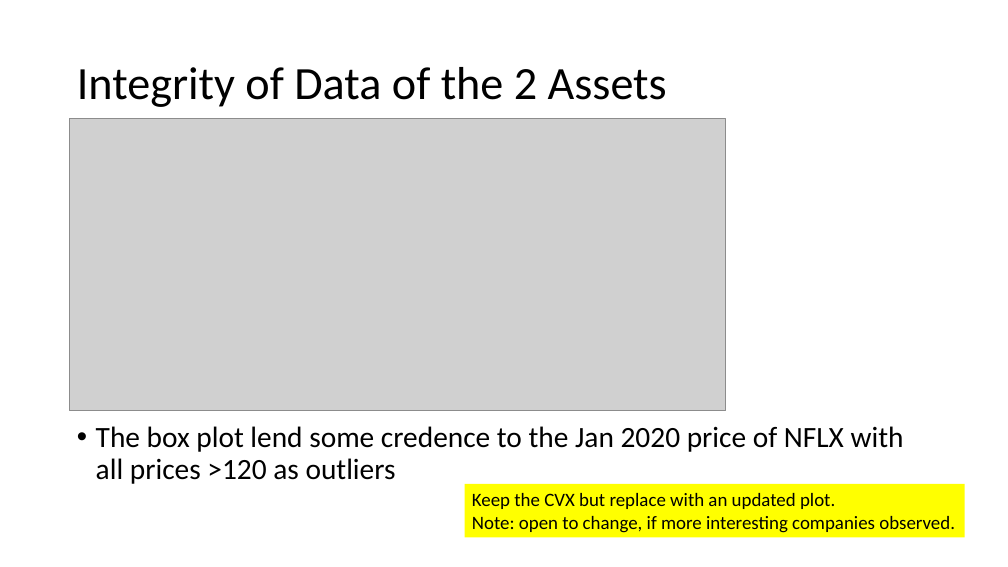
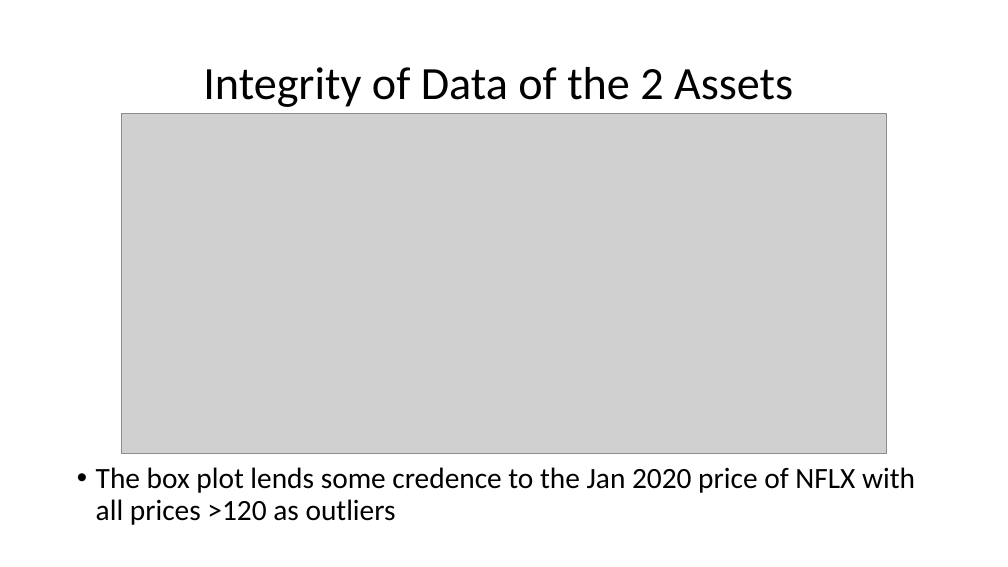
Before and after one commit to claybeaver/Group9_Project1, a slide deck: slide 13 of Final_Presentation.pptx. Drawn at 1008x567 pixels with LibreOffice and Linux fonts; fonts in the diff are those of the drawing; grey boxes stand for pictures. Boxes give left, top, right and bottom in pixels: in the first picture for what was removed or moved away, otherwise in the second. Text is boxed around its words. In the diff, an @@ line names an element or a change of style, - is before the commit and + after.

Commit message:
Worked on Final_Presentation.pptx, added new images

```diff
--- a/Final_Presentation.pptx
+++ b/Final_Presentation.pptx
@@ title "Integrity of Data of the ..." at (203, 67, 793, 107): alignment left to centre @@
@@ picture: place and size @@
-picture at (70, 119, 726, 411)
+picture at (121, 113, 887, 454)
@@ text at (96, 467, 915, 525): text changed @@
-• The box plot lend some credence to the Jan 2020 price of NFLX with all prices >120 as outliers
+• The box plot lends some credence to the Jan 2020 price of NFLX with all prices >120 as outliers
@@ rectangle removed at (464, 484, 965, 538) @@
-Keep the CVX but replace with an updated plot.
-Note: open to change, if more interesting companies observed.
```
Also in this commit, not shown: 10 other slides changed, 1 slide added, 1 slide removed, 4 other files.
